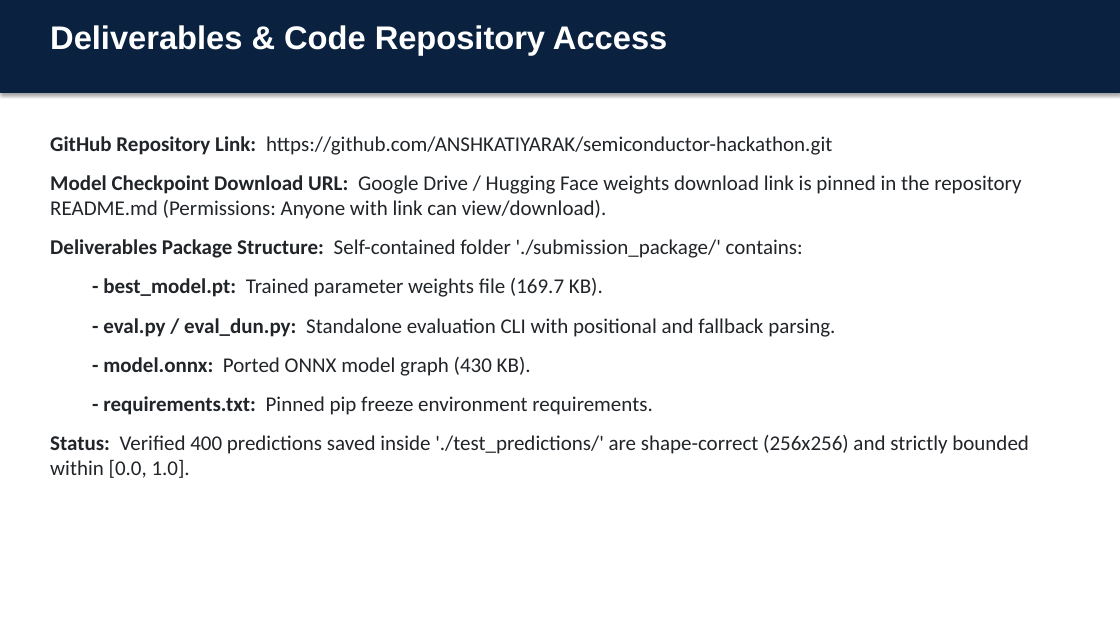
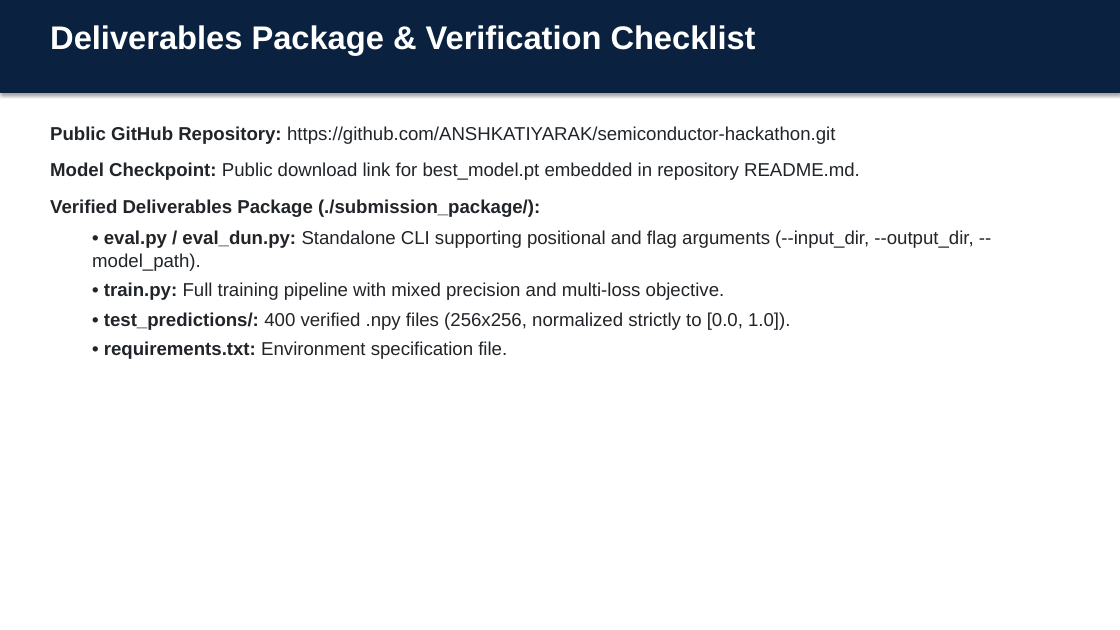
Before and after one commit to ANSHKATIYARAK/PixelPioneers, a slide deck: slide 8 of TeamName_KLA_PS01.pptx. Drawn at 1120x630 pixels with LibreOffice and Linux fonts; fonts in the diff are those of the drawing. Boxes give left, top, right and bottom in pixels: in the first picture for what was removed or moved away, otherwise in the second. Text is boxed around its words. In the diff, an @@ line names an element or a change of style, - is before the commit and + after.

Commit message:
Update PowerPoint slide deck to match exact user presentation specifications

```diff
--- a/TeamName_KLA_PS01.pptx
+++ b/TeamName_KLA_PS01.pptx
@@ text at [50, 25, 756, 55]: text changed @@
-Deliverables & Code Repository Access
+Deliverables Package & Verification Checklist
@@ text at [50, 126, 973, 359]: text changed; size 18 to 16 pt; font Calibri to Arial @@
-GitHub Repository Link: https://github.com/ANSHKATIYARAK/semiconductor-hackathon.git
-Model Checkpoint Download URL: Google Drive / Hugging Face weights download link is pinned in the repository README.md (Permissions: Anyone with link can view/download).
-Deliverables Package Structure: Self-contained folder './submission_package/' contains:
-  - best_model.pt: Trained parameter weights file (169.7 KB).
-  - eval.py / eval_dun.py: Standalone evaluation CLI with positional and fallback parsing.
-  - model.onnx: Ported ONNX model graph (430 KB).
-  - requirements.txt: Pinned pip freeze environment requirements.
-Status: Verified 400 predictions saved inside './test_predictions/' are shape-correct (256x256) and strictly bounded within [0.0, 1.0].
+Public GitHub Repository: https://github.com/ANSHKATIYARAK/semiconductor-hackathon.git
+Model Checkpoint: Public download link for best_model.pt embedded in repository README.md.
+Verified Deliverables Package (./submission_package/):
+  • eval.py / eval_dun.py: Standalone CLI supporting positional and flag arguments (--input_dir, --output_dir, --model_path).
+  • train.py: Full training pipeline with mixed precision and multi-loss objective.
+  • test_predictions/: 400 verified .npy files (256x256, normalized strictly to [0.0, 1.0]).
+  • requirements.txt: Environment specification file.
```
Also in this commit, not shown: 7 other slides changed, 1 other file.
